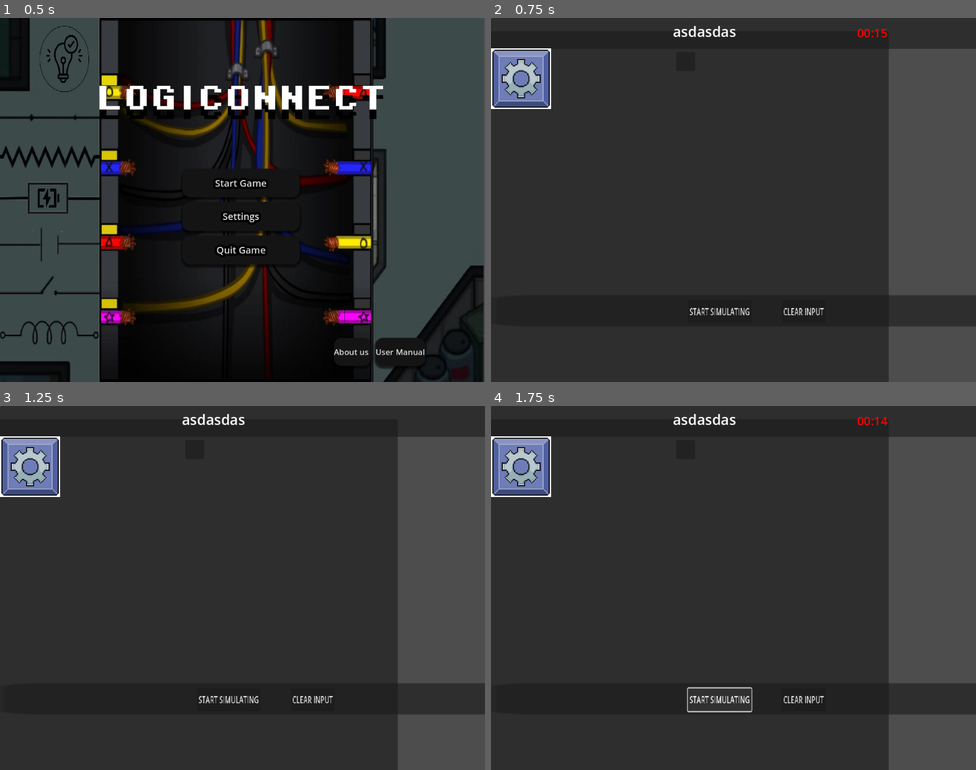
Above: before the commit, frames 1-4 (two rows, left to right).
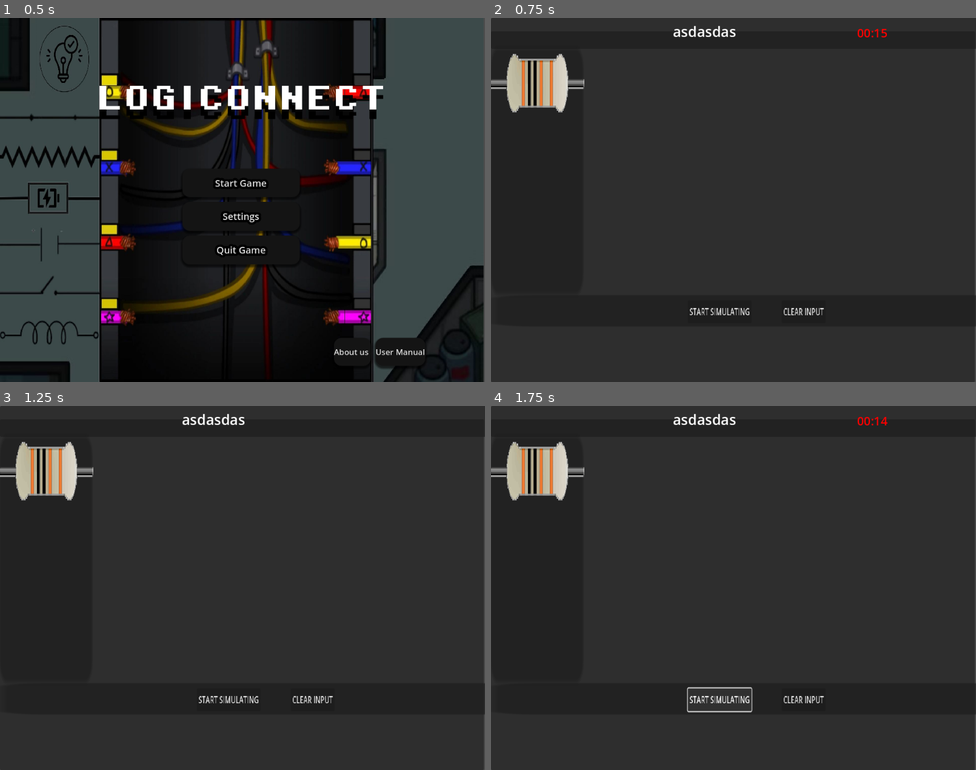
Above: after the commit, the same moments.

Repository: kurtseles090805/SD-PROJECT-GODOT
Game: Godot game, scene res://scenes/Home_Screen.tscn
The game is run twice, just before and just after one commit, with the same random seed, the same clock (stepped at 60 frames per second) and the same inputs.
Inputs:
- Up to frame 1 (0.5 s): no input
- Up to frame 2 (0.75 s): click "Start Game" at 0.5 s
- Up to frame 3 (1.25 s): no input
- Up to frame 4 (1.75 s): click "START SIMULATING" at 1.25 s

Frame 1 is identical in both runs. In frame 2, 17% of the frame differs, in the area x 0-100%, y 8-100%; in frame 3, 17%; in frame 4, 17%.

Commit message:
push ko to pre

Diff:
--- a/scenes/UPDATED SCENE GAME.tscn
+++ b/scenes/UPDATED SCENE GAME.tscn
@@ -1,8 +1,7 @@
-[gd_scene load_steps=5 format=3 uid="uid://d0ggc5eile3fx"]
+[gd_scene load_steps=4 format=3 uid="uid://d0ggc5eile3fx"]
 
 [ext_resource type="Script" path="res://UPDATED SCENE GAME.gd" id="1_8yfa2"]
 [ext_resource type="PackedScene" uid="uid://bkrj6e6dse2oh" path="res://scenes/drag comp.tscn" id="2_d44vy"]
-[ext_resource type="Texture2D" uid="uid://dgooji2i4udgd" path="res://assets/sprites/26f1db3f-a7cd-405c-aeb4-c0cc3df7e9bc (1).jpg" id="3_1scrj"]
 
 [sub_resource type="GDScript" id="GDScript_yok0s"]
 script/source = "extends Label
@@ -32,11 +31,13 @@
 layout_mode = 1
 anchors_preset = -1
 anchor_top = 0.037037
-anchor_right = 1.0
-anchor_bottom = 1.03704
+anchor_right = 1.00163
+anchor_bottom = 0.98525
+offset_right = -1.87219
+offset_bottom = 33.5582
 grow_horizontal = 2
 grow_vertical = 2
-scale = Vector2(0.820036, 1.19444)
+scale = Vector2(0.998024, 0.971911)
 metadata/_edit_use_anchors_ = true
 
 [node name="TOP BOX" type="Panel" parent="."]
@@ -105,22 +106,16 @@
 layout_mode = 2
 text = "CLEAR INPUT"
 
-[node name="VBoxContainer" type="VBoxContainer" parent="."]
+[node name="Node2D" type="Node2D" parent="."]
+
+[node name="TOOLBOX" type="Panel" parent="."]
 layout_mode = 0
 offset_top = 64.0
-offset_right = 127.0
-offset_bottom = 584.0
-theme_override_constants/separation = 50
+offset_right = 40.0
+offset_bottom = 100.0
+scale = Vector2(4.85965, 14.398)
 
-[node name="TextureRect" parent="VBoxContainer" instance=ExtResource("2_d44vy")]
-custom_minimum_size = Vector2(103, 128)
-layout_mode = 2
-texture = ExtResource("3_1scrj")
-
-[node name="Node2D" type="Node2D" parent="."]
-
-[node name="TextureRect2" parent="Node2D" instance=ExtResource("2_d44vy")]
-offset_left = 391.0
-offset_top = 72.0
-offset_right = 431.0
-offset_bottom = 112.0
+[node name="TextureRects" parent="TOOLBOX" instance=ExtResource("2_d44vy")]
+custom_minimum_size = Vector2(20, 1)
+layout_mode = 0
+scale = Vector2(0.984478, 0.608795)
--- a/scenes/drag comp.tscn
+++ b/scenes/drag comp.tscn
@@ -1,17 +1,26 @@
-[gd_scene load_steps=2 format=3 uid="uid://bkrj6e6dse2oh"]
+[gd_scene load_steps=4 format=3 uid="uid://bkrj6e6dse2oh"]
 
 [ext_resource type="Script" path="res://texture_rect.gd" id="1_miyef"]
+[ext_resource type="Texture2D" uid="uid://b0n6hs3q66ll5" path="res://assets/resistor (1).png" id="2_hysd7"]
+
+[sub_resource type="StyleBoxTexture" id="StyleBoxTexture_hbuy3"]
+texture = ExtResource("2_hysd7")
 
 [node name="TextureRect" type="TextureRect"]
 custom_minimum_size = Vector2(40, 40)
 offset_right = 40.0
 offset_bottom = 40.0
+scale = Vector2(0.776992, 0.912981)
 expand_mode = 1
 script = ExtResource("1_miyef")
 
 [node name="Panel" type="Panel" parent="."]
 show_behind_parent = true
 layout_mode = 0
-offset_right = 40.0
-offset_bottom = 40.0
+offset_left = -16.0
+offset_top = -24.0
+offset_right = 24.0
+offset_bottom = 16.0
+scale = Vector2(1.8236, 1.68949)
 mouse_filter = 2
+theme_override_styles/panel = SubResource("StyleBoxTexture_hbuy3")
Not shown, added: assets/LED.png.import
Not shown, added: assets/resistor (1).png.import
